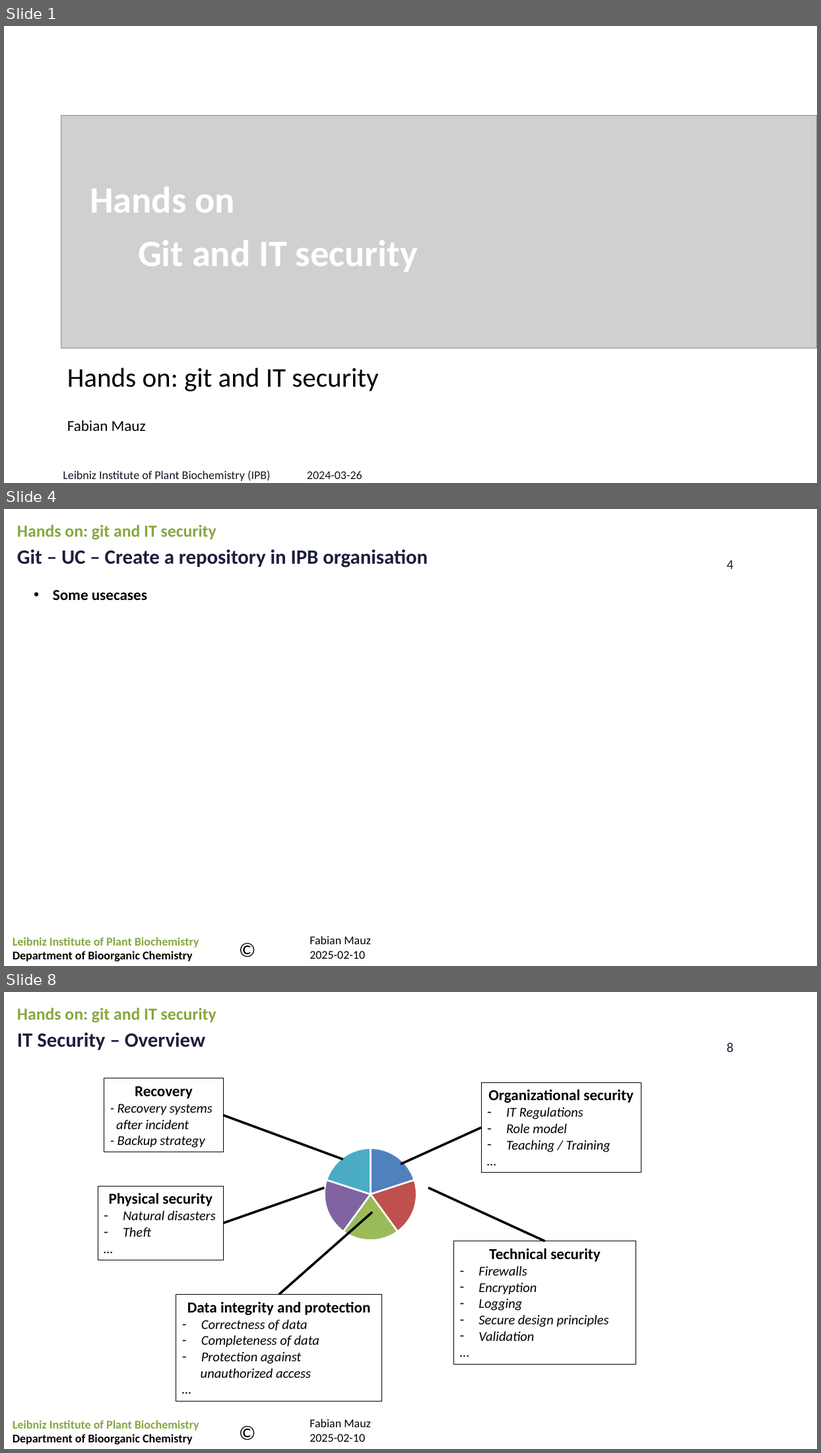
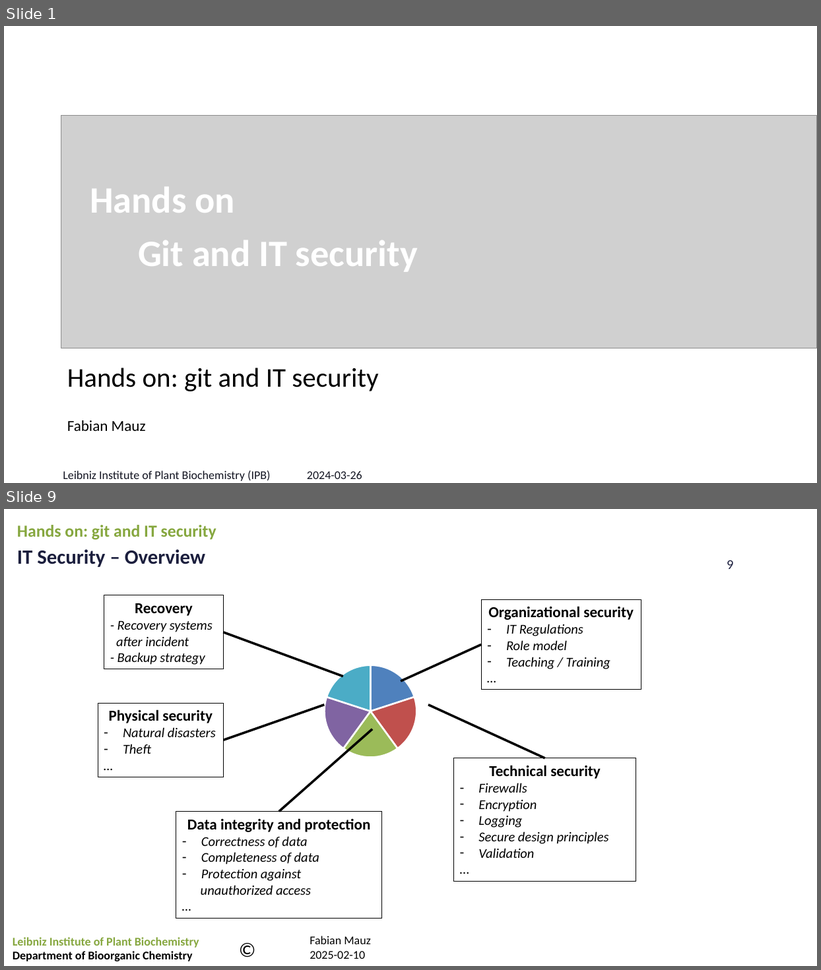
Before and after one commit to FabianMauz/talks_and_lessons, a slide deck: 20250219_git_and_it_security/20250219_git_and_it_security.pptx. Shown one above the other, each under a label of ours: slides 1, 4 and 8 before the commit, slides 1 and 9 after it; the slides between them are not shown. The pictures are 821x1453 and 821x970 pixels, drawn with LibreOffice and Linux fonts; fonts in the diff are those of the drawing; grey boxes stand for pictures; background and template pictures are left out. Boxes give left, top, right and bottom in pixels: in the first picture for what was removed or moved away, otherwise in the second. Text is boxed around its words. In the diff, an @@ line names an element or a change of style, - is before the commit and + after.

```diff
--- a/20250219_git_and_it_security/20250219_git_and_it_security.pptx
+++ b/20250219_git_and_it_security/20250219_git_and_it_security.pptx
@@ slide 4 removed at (4, 509, 817, 966), background picture (left out); not listed: 4 template elements that a slide beside it also shows @@
@@ text removed at (17, 525, 217, 540) @@
-Hands on: git and IT security
@@ text removed at (17, 549, 428, 568) @@
-Git – UC – Create a repository in IPB organisation
@@ text removed at (53, 590, 147, 600) @@
-• Some usecases
@@ what was slide 8 is now slide 9 @@
@@ page number at (727, 560, 733, 569): text changed @@
-8
+9
```
Also in this commit, not shown: 5 slides changed, 3 slides added, 1 other slide removed.
